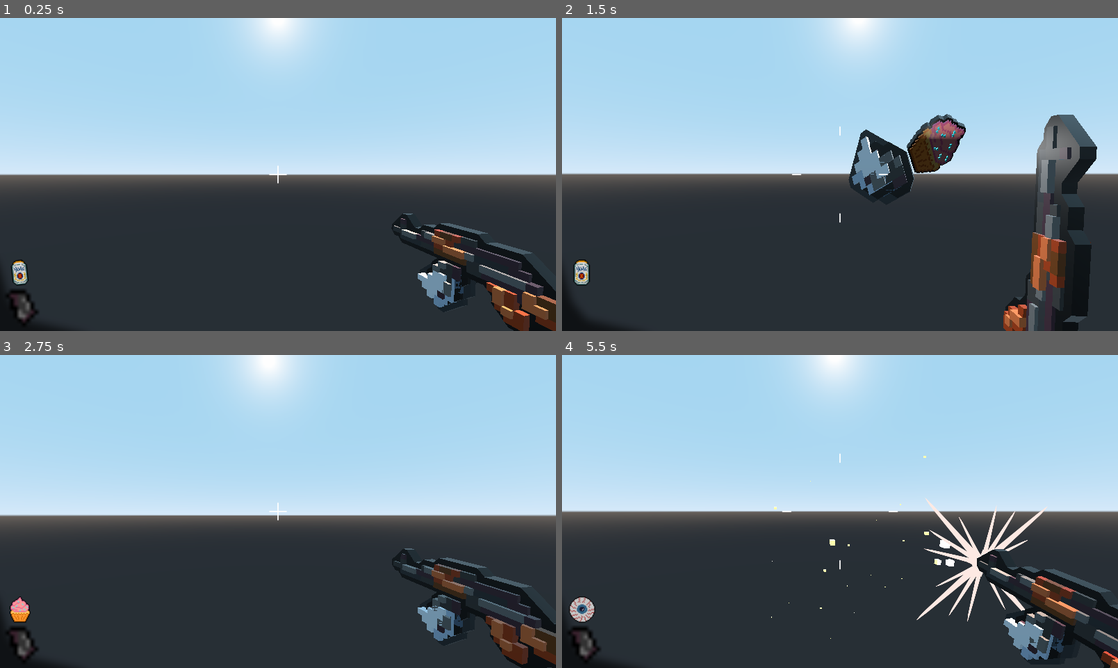
Above: before the commit, frames 1-4 (two rows, left to right).
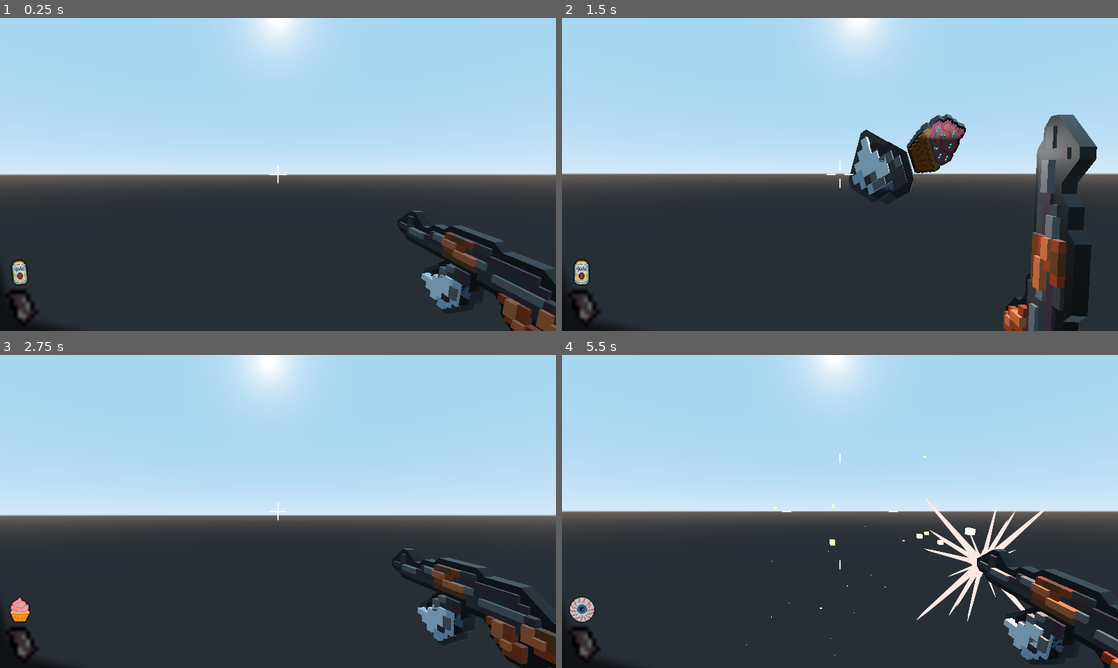
Above: after the commit, the same moments.

Repository: bramreth/WildJam31
Game: Godot game, scene res://scenes/characters/player/player.tscn
Same seed, same stepped clock (60 frames per second), same inputs: the game is played once before the commit and once after it. This scene is started directly instead of the project's main scene.
Inputs (mouse positions are in pixels of both pictures, inside the frame that each line leads up to):
- Up to frame 1 (0.25 s): no input
- Up to frame 2 (1.5 s): move the mouse to (867, 174) at 0.52 s; press the mouse at (867, 174) at 0.53 s; hold W (move_forward) from 0.53 s (still down); tap Space (move_jump) at 0.77 s; move the mouse to (812, 174) at 1.27 s; release the mouse at (812, 174) at 1.28 s; tap 1 (cycle_ammo) at 1.35 s
- Up to frame 3 (2.75 s): keep holding W (move_forward); tap Space (move_jump) at 1.52 s; move the mouse to (289, 505) at 2.02 s; hold Shift (move_sprint) from 2.03 s (still down)
- Up to frame 4 (5.5 s): keep holding W (move_forward); move the mouse to (834, 517) at 2.77 s; release Shift (move_sprint) at 2.78 s; click (834, 517) at 2.85 s; tap Space (move_jump) at 3.02, 3.77, 4.52 s; move the mouse to (878, 514) at 3.52 s; tap 1 (cycle_ammo) at 3.6 s; move the mouse to (795, 508) at 4.27 s; tap Shift (move_sprint) at 4.35 s; move the mouse to (845, 511) at 5.02 s; press the mouse at (845, 511) at 5.03 s

The runs differ from the first frame. In frame 1, 3.4% of the frame differs, in the area x 70-100%, y 61-100%; in frame 2, 0.3%; in frame 3, less than 0.1%; in frame 4, 0.4%.

Commit message:
death and cool shize

Diff:
--- a/assets/materials/green_checkered.tres
+++ b/assets/materials/green_checkered.tres
@@ -1,10 +1,12 @@
 [gd_resource type="SpatialMaterial" load_steps=3 format=2]
 
-[ext_resource path="res://assets/images/chess.jpeg" type="Texture" id=1]
+[ext_resource path="res://kenshape_assets/environment/carpet.png" type="Texture" id=2]
 
 [sub_resource type="ImageTexture" id=1]
 
 [resource]
 albedo_color = Color( 0.337255, 0.490196, 0.27451, 1 )
+albedo_texture = ExtResource( 2 )
+metallic_specular = 0.0
 metallic_texture = SubResource( 1 )
-roughness_texture = ExtResource( 1 )
+uv1_scale = Vector3( 3, 3, 3 )
--- a/scenes/characters/character.gd
+++ b/scenes/characters/character.gd
@@ -27,6 +27,7 @@
 	pass
 
 func _physics_process(_delta: float) -> void:
+	if dead: return
 	var hvel:Vector3 = velocity
 	var move_direction:Vector3 = calculate_move_direction()
 	hvel = hvel.linear_interpolate(move_direction * current_speed, acceleration * _delta)
--- a/scenes/characters/effect_handler.gd
+++ b/scenes/characters/effect_handler.gd
@@ -87,3 +87,9 @@
 	if burn_counter.empty():
 		burn.emitting = false
 	$BurnTimer.start()
+
+func die():
+	burn.emitting = false
+	bleed.emitting = false
+	poison.emitting = false
+	frost.emitting = false
--- a/scenes/characters/enemies/bat.tscn
+++ b/scenes/characters/enemies/bat.tscn
@@ -29,7 +29,7 @@
 [node name="bat" parent="MeshInstance/sprite_container" index="0" instance=ExtResource( 1 )]
 transform = Transform( 0.1, -1.86265e-09, 8.32667e-16, -5.55112e-17, -1.62921e-08, -0.1, 1.86265e-09, 0.1, -1.62921e-08, 0.12656, -3.18581e-08, 0.717755 )
 
-[node name="MeshInstance" parent="MeshInstance" index="1"]
+[node name="MeshInstance" parent="MeshInstance" index="2"]
 layers = 0
 
 [node name="health_bar" parent="." index="10"]
--- a/scenes/characters/enemies/enemy.gd
+++ b/scenes/characters/enemies/enemy.gd
@@ -24,7 +24,10 @@
 	$health_bar/Viewport/root/ArmorBar.max_value = max_armor
 	$health_bar/Viewport/root/ArmorBar.value = armor
 	$health_bar/Viewport/root/ArmorBar/armor.text = str(armor)
-	if armor <= 0: $health_bar/Viewport/root/ArmorBar.visible = false
+	if armor <= 0:
+		$health_bar/Viewport/root/ArmorBar.visible = false
+	if health <= 0:
+		$health_bar/Viewport/root/HealthBar.visible = false
 
 
 func calculate_move_direction() -> Vector3:
@@ -133,6 +136,7 @@
 
 # if the ammo has elemental effects apply them to the character
 func apply_element(ammo_source):
+	if dead: return
 	if ammo_source.fire:
 		$effect_handler.add_burn(ammo_source.fire)
 	if armor <= 0:
@@ -169,3 +173,17 @@
 	var p = $spatial_pqueue.get_next_particle()
 	p.set_number_col(post_armor_dmg, Color.orangered)
 	$spatial_pqueue.trigger()
+
+func _on_death() -> void:
+	dead = true
+	$MeshInstance/DetectionArea/CollisionShape.disabled = true
+	$Hitbox/CollisionShape.disabled = true
+	$collision.disabled = true
+	$effect_handler.die()
+	$DeathPlayer.play("die")
+	$deathburst.restart()
+
+
+func _on_DeathPlayer_animation_finished(anim_name):
+	if anim_name == "die":
+		queue_free()
--- a/scenes/characters/enemies/enemy.tscn
+++ b/scenes/characters/enemies/enemy.tscn
@@ -10,17 +10,18 @@
 [ext_resource path="res://scenes/particles/bleed.tscn" type="PackedScene" id=8]
 [ext_resource path="res://scenes/particles/burn.tscn" type="PackedScene" id=9]
 [ext_resource path="res://scenes/ui/health_bar.tscn" type="PackedScene" id=10]
+[ext_resource path="res://scenes/particles/deathburst.tscn" type="PackedScene" id=11]
 
 [sub_resource type="CapsuleMesh" id=1]
 
 [sub_resource type="SpatialMaterial" id=2]
 albedo_color = Color( 0.513726, 0, 0, 1 )
 
+[sub_resource type="BoxShape" id=4]
+extents = Vector3( 15, 15, 4 )
+
 [sub_resource type="CubeMesh" id=3]
 size = Vector3( 0.5, 0.7, 0.5 )
-
-[sub_resource type="BoxShape" id=4]
-extents = Vector3( 15, 15, 4 )
 
 [sub_resource type="CapsuleShape" id=5]
 
@@ -56,6 +57,46 @@
 "values": [ Vector3( 0, -10, 0 ), Vector3( 0, 10, 0 ) ]
 }
 
+[sub_resource type="Animation" id=10]
+resource_name = "die"
+length = 3.0
+tracks/0/type = "value"
+tracks/0/path = NodePath("MeshInstance/sprite_container:scale")
+tracks/0/interp = 1
+tracks/0/loop_wrap = true
+tracks/0/imported = false
+tracks/0/enabled = true
+tracks/0/keys = {
+"times": PoolRealArray( 0, 0.1, 0.5 ),
+"transitions": PoolRealArray( 0.5, 0.5, 0.5 ),
+"update": 0,
+"values": [ Vector3( 1, 1, 1 ), Vector3( 1.5, 1, 1.5 ), Vector3( 0, 0, 0 ) ]
+}
+tracks/1/type = "value"
+tracks/1/path = NodePath("MeshInstance/sprite_container:translation")
+tracks/1/interp = 1
+tracks/1/loop_wrap = true
+tracks/1/imported = false
+tracks/1/enabled = true
+tracks/1/keys = {
+"times": PoolRealArray( 0, 0.1, 0.5 ),
+"transitions": PoolRealArray( 0.5, 0.5, 1 ),
+"update": 0,
+"values": [ Vector3( 0, 0, 0 ), Vector3( 0, 0, 1 ), Vector3( 0, 0, -1.5 ) ]
+}
+tracks/2/type = "value"
+tracks/2/path = NodePath("MeshInstance/sprite_container:rotation_degrees")
+tracks/2/interp = 1
+tracks/2/loop_wrap = true
+tracks/2/imported = false
+tracks/2/enabled = true
+tracks/2/keys = {
+"times": PoolRealArray( 0, 0.5 ),
+"transitions": PoolRealArray( 1, 1 ),
+"update": 0,
+"values": [ Vector3( 2.03555e-13, 0, 0 ), Vector3( 0, 0, 720 ) ]
+}
+
 [node name="enemy" groups=[
 "enemy",
 ] instance=ExtResource( 1 )]
@@ -69,14 +110,9 @@
 material/0 = SubResource( 2 )
 
 [node name="sprite_container" type="Spatial" parent="MeshInstance" index="0"]
-transform = Transform( 1, 0, 0, 0, 1, -3.55271e-15, 0, 3.55271e-15, 1, 0, 0, 0 )
+transform = Transform( -0.0758453, 0.0367366, 0, -0.055105, -0.0505635, -6.66133e-17, -3.91544e-17, -3.59275e-17, 0.09375, 0, 0, -1.34375 )
 
-[node name="MeshInstance" type="MeshInstance" parent="MeshInstance" index="1"]
-transform = Transform( 1, 0, 0, 0, 1, -2.84217e-14, 0, 2.84217e-14, 1, 0, -0.9366, 0.556511 )
-mesh = SubResource( 3 )
-material/0 = null
-
-[node name="DetectionArea" type="Area" parent="MeshInstance" index="2"]
+[node name="DetectionArea" type="Area" parent="MeshInstance" index="1"]
 transform = Transform( 1, 0, 0, 0, -1.62921e-07, -1, 0, 1, -1.62921e-07, 0, 0, 0 )
 
 [node name="CollisionShape" type="CollisionShape" parent="MeshInstance/DetectionArea" index="0"]
@@ -85,6 +121,11 @@
 __meta__ = {
 "_editor_description_": ""
 }
+
+[node name="MeshInstance" type="MeshInstance" parent="MeshInstance" index="2"]
+transform = Transform( 0.125, 0, 0, 0, -1.01825e-08, -0.125, 0, 0.0625, -2.03651e-08, 0, -0.0695639, 0.00396252 )
+mesh = SubResource( 3 )
+material/0 = null
 
 [node name="PlayerLineOfSight" type="RayCast" parent="." index="2"]
 collision_mask = 4
@@ -136,4 +177,11 @@
 
 [node name="AnimationPlayer" type="AnimationPlayer" parent="." index="11"]
 anims/walk = SubResource( 9 )
+
+[node name="DeathPlayer" type="AnimationPlayer" parent="." index="12"]
+anims/die = SubResource( 10 )
+
+[node name="deathburst" parent="." index="13" instance=ExtResource( 11 )]
+transform = Transform( 1, 0, 0, 0, 1, 0, 0, 0, 1, 0, 0.5, 0 )
 [connection signal="body_entered" from="MeshInstance/DetectionArea" to="." method="detected_body"]
+[connection signal="animation_finished" from="DeathPlayer" to="." method="_on_DeathPlayer_animation_finished"]
--- /dev/null
+++ b/scenes/particles/deathburst.tscn
@@ -0,0 +1,39 @@
+[gd_scene load_steps=5 format=2]
+
+[ext_resource path="res://godot_tools/CommonAssets/particles/floaty_128.png" type="Texture" id=1]
+
+[sub_resource type="ParticlesMaterial" id=1]
+gravity = Vector3( 0, 1, 0 )
+initial_velocity = 3.0
+initial_velocity_random = 1.0
+angular_velocity = 5.0
+angular_velocity_random = 1.0
+damping = 1.0
+angle = 720.0
+angle_random = 1.0
+scale = 5.0
+scale_random = 1.0
+anim_speed = 1.0
+
+[sub_resource type="SpatialMaterial" id=2]
+flags_transparent = true
+flags_unshaded = true
+params_blend_mode = 1
+params_billboard_mode = 3
+particles_anim_h_frames = 7
+particles_anim_v_frames = 7
+particles_anim_loop = true
+albedo_texture = ExtResource( 1 )
+
+[sub_resource type="QuadMesh" id=3]
+material = SubResource( 2 )
+
+[node name="deathburst" type="Particles"]
+emitting = false
+amount = 6
+lifetime = 3.0
+one_shot = true
+speed_scale = 2.0
+explosiveness = 1.0
+process_material = SubResource( 1 )
+draw_pass_1 = SubResource( 3 )
--- a/scenes/prefabs/ak47/ak47.tscn
+++ b/scenes/prefabs/ak47/ak47.tscn
@@ -485,7 +485,7 @@
 "anims/reload (copy) (copy)" = SubResource( 4 )
 
 [node name="ak47" type="Spatial" parent="."]
-transform = Transform( 1, 0, 0, 0, 1, 0, 0, 0, 1, 1, 1, 1 )
+transform = Transform( 0.994522, -0.104528, 0, 0.104528, 0.994522, 0, 0, 0, 1, -4, 0, 0 )
 
 [node name="ak_back" parent="ak47" instance=ExtResource( 10 )]
 
@@ -525,7 +525,7 @@
 light_energy = 5.0
 light_indirect_energy = 5.0
 light_specular = 0.0
-omni_range = 11.0
+omni_range = 0.0
 omni_attenuation = 0.707104
 
 [node name="OmniLight2" type="OmniLight" parent="ak47"]
@@ -533,6 +533,6 @@
 light_energy = 10.0
 light_indirect_energy = 10.0
 light_specular = 0.0
-omni_range = 4.0
+omni_range = 0.0
 omni_attenuation = 0.707104
 [connection signal="timeout" from="ak47/clip/view_timeout" to="." method="_on_view_timeout_timeout"]
--- a/scenes/prefabs/clip.tscn
+++ b/scenes/prefabs/clip.tscn
@@ -85,6 +85,15 @@
 
 [node name="beer" parent="ammo_container" index="0" instance=ExtResource( 4 )]
 visible = false
+dmg_min = 10
+dmg_max = 24
+weapon_spread = 16
+max_ammo = 100
+rof = 2.0
+fire = 5
+frost = 5
+poison = 5
+bleed = 5
 
 [node name="cupcake" parent="ammo_container" index="1" instance=ExtResource( 5 )]
 visible = false
Binary file added: kenshape_assets/environment/carpet.png
Not shown: 1 places in scenes/characters/enemies/enemy.tscn that only renumber resources
Not shown: 3 places in scenes/ui/health_bar.tscn that only renumber resources
